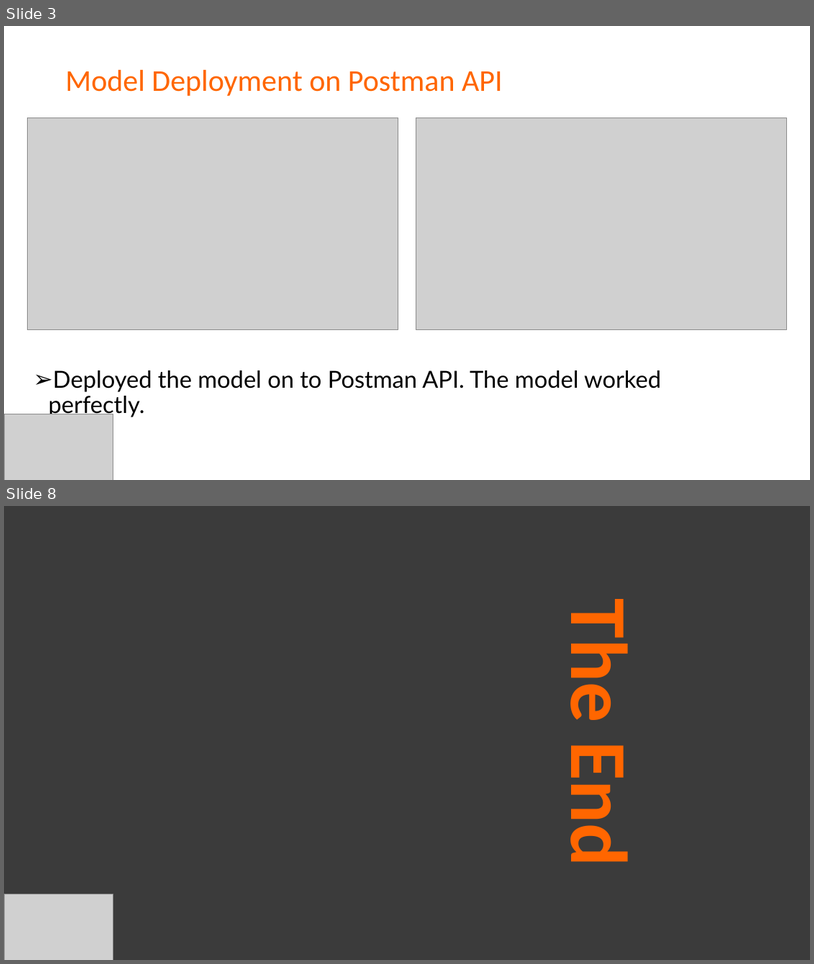
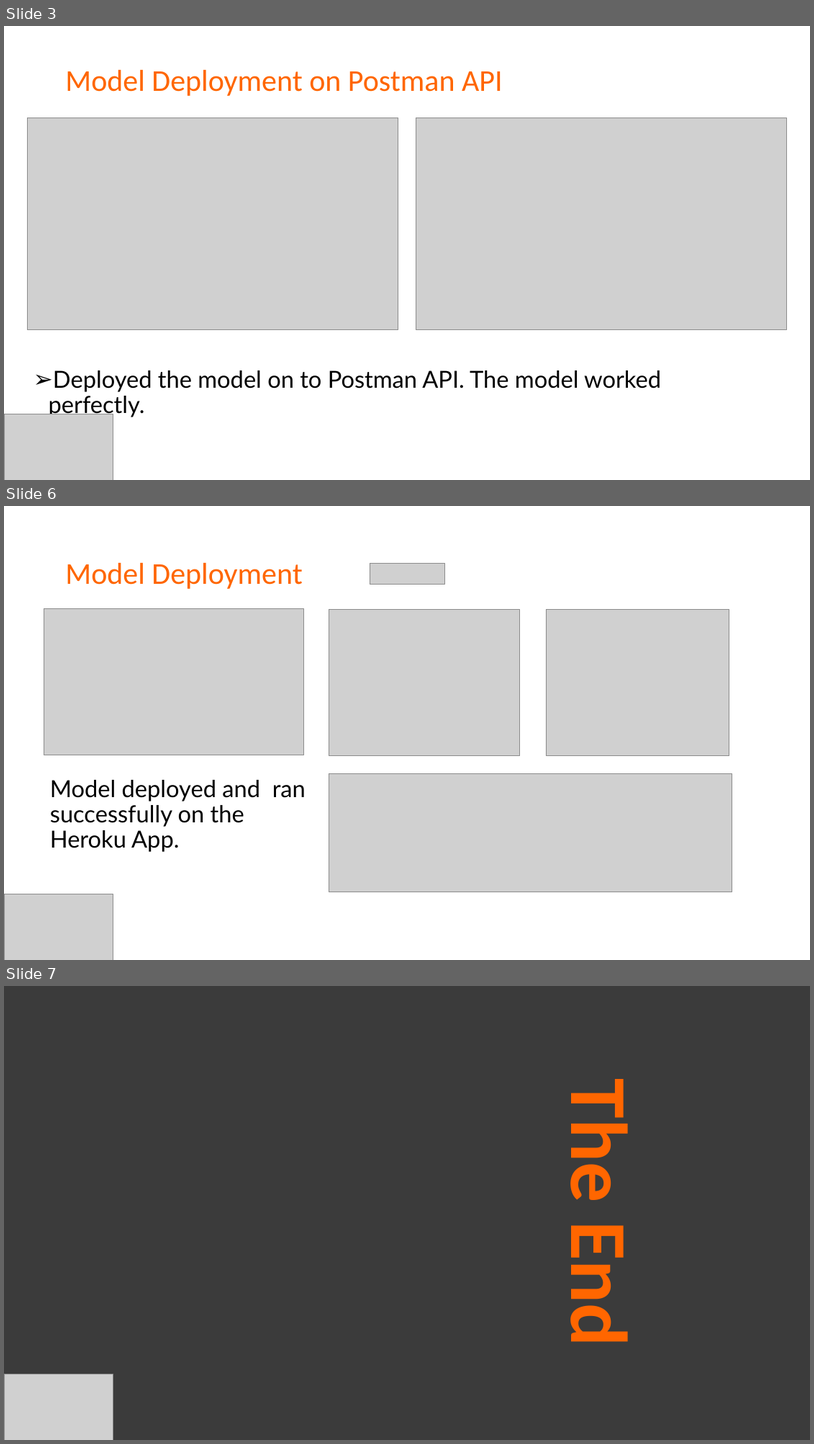
Before and after one commit to joeanton719/Week5_Heroku, a slide deck: Presentation1.pptx. Shown one above the other, each under a label of ours: slides 3 and 8 before the commit, slides 3, 6 and 7 after it; the slides between them are not shown. The pictures are 814x964 and 814x1444 pixels, drawn with LibreOffice and Linux fonts; fonts in the diff are those of the drawing; grey boxes stand for pictures. Boxes give left, top, right and bottom in pixels: in the first picture for what was removed or moved away, otherwise in the second. Text is boxed around its words. In the diff, an @@ line names an element or a change of style, - is before the commit and + after.

```diff
--- a/Presentation1.pptx
+++ b/Presentation1.pptx
@@ slide 6 added at box(4, 506, 810, 960), background #FFFFFF @@
@@ title added at box(65, 563, 302, 589), 36 pt, text #FF6600 @@
+Model Deployment
@@ picture added at box(370, 564, 445, 584) @@
@@ picture added at box(44, 609, 304, 755) @@
@@ picture added at box(329, 610, 520, 756) @@
@@ picture added at box(546, 610, 729, 756) @@
@@ text added at box(50, 780, 306, 852), 28 pt, text #000000 @@
+Model deployed and ran successfully on the Heroku App.
@@ picture added at box(329, 773, 733, 891) @@
@@ picture added at box(4, 894, 113, 960) @@
@@ what was slide 8 is now slide 7 @@
```
Also in this commit, not shown: 2 other slides added, 4 slides removed, 1 other file.
